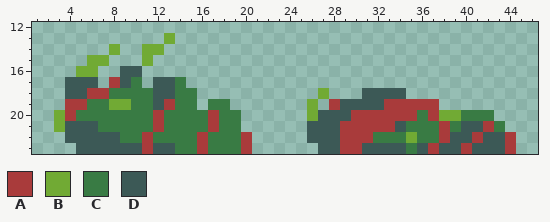
Pixel-art sprite: res/crawler-die.png. The picture above was drawn from the file before the commit.
The file is 48x24 pixels. Shown: x 1..46, y 12..23.
Palette (. is transparent): A #a93b3b  B #71aa34  C #397b44  D #3c5956
Pixels before, first column x 3:
13 ..........B...............................
14 .....B..BB................................
15 ...BB...B.................................
16 ..BB..DD..................................
17 .DDD.ADC.DDC..............................
18 .DDAACCCCDDCC...........B...DDDD..........
19 .AACCBBCCDACC.CC.......B.ADDDDAAAAA.......
20 BACCCCCCCACCCCACC......BDDDAAAAAACABBCCC..
21 BDDDCCCCCACCCCACC......DDDAAAAADCCCACDDAC.
22 .DDDDDCCACCCCACCCA.....DDDAAACCCBCCADDADDA
23 ..DDDDDDADDCCACCCA......DDAADDDDCDADDADDDA
Now the later version:
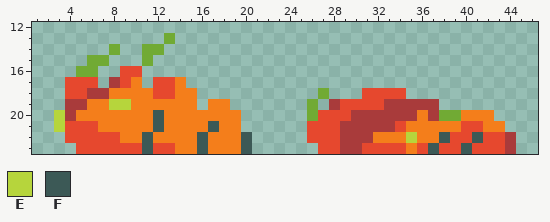
Colours new in this view: E #b6d53c  F #3c5956
From old to new:
Colour C changes from #397b44 to #f47e1b.
Colour D changes from #3c5956 to #e6482e.
Colour A becomes colour C in row 19 at x 13; in row 20 at x 17; in row 21 at x 38 and 42.
Colour D becomes colour C in row 19 at x 12.
Colour B becomes colour E in row 19 at x 8 to 9; in rows 20 to 21 at x 3; in row 22 at x 35.
Colour A becomes colour F in row 20 at x 12; in row 21 at x 12 and 17; in row 22 at x 11, 16, 20, 38 and 41; in row 23 at x 11, 16, 20, 37 and 40.
Where, in picture pixels (left, top, right, bottom), the same in both pictures:
changed: (54, 66, 252, 154)
changed: (307, 88, 505, 154)
